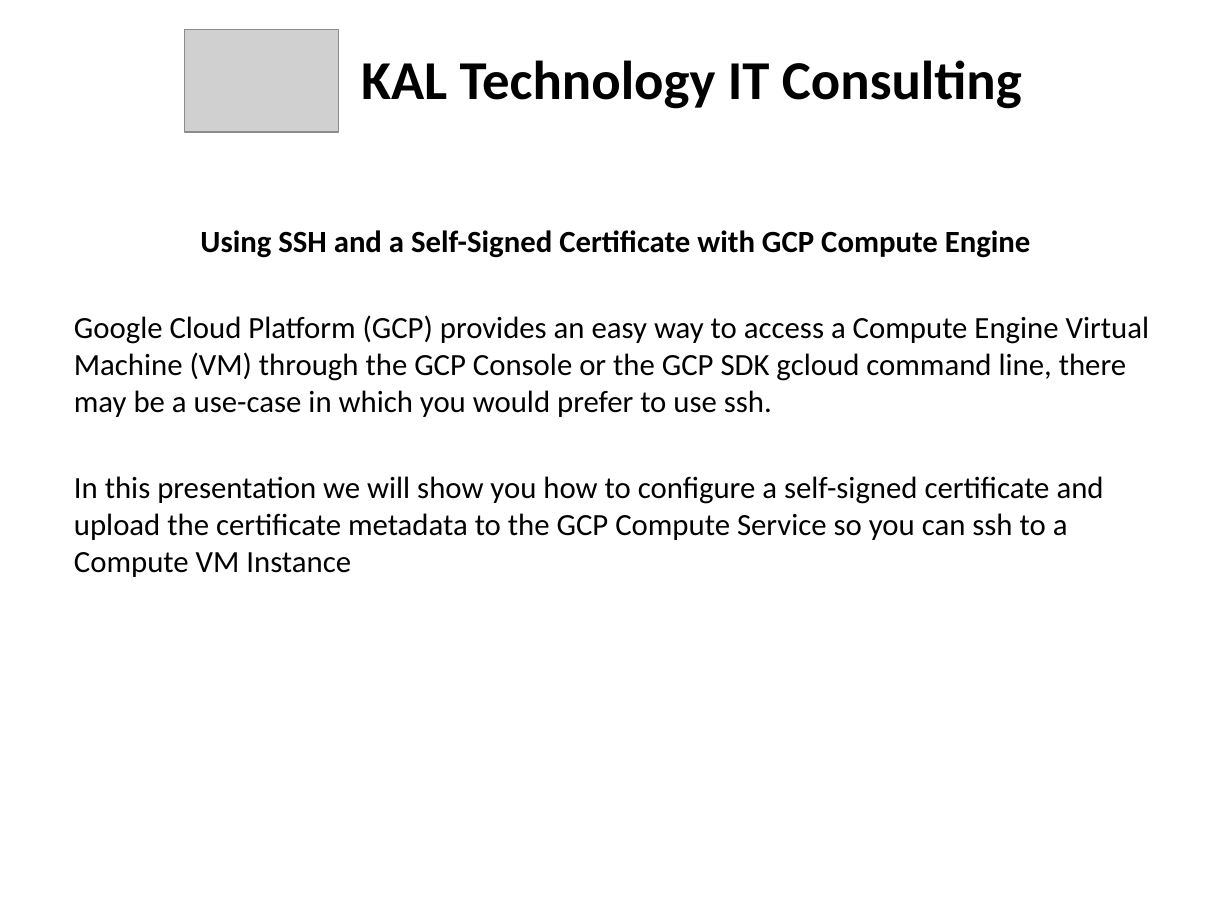
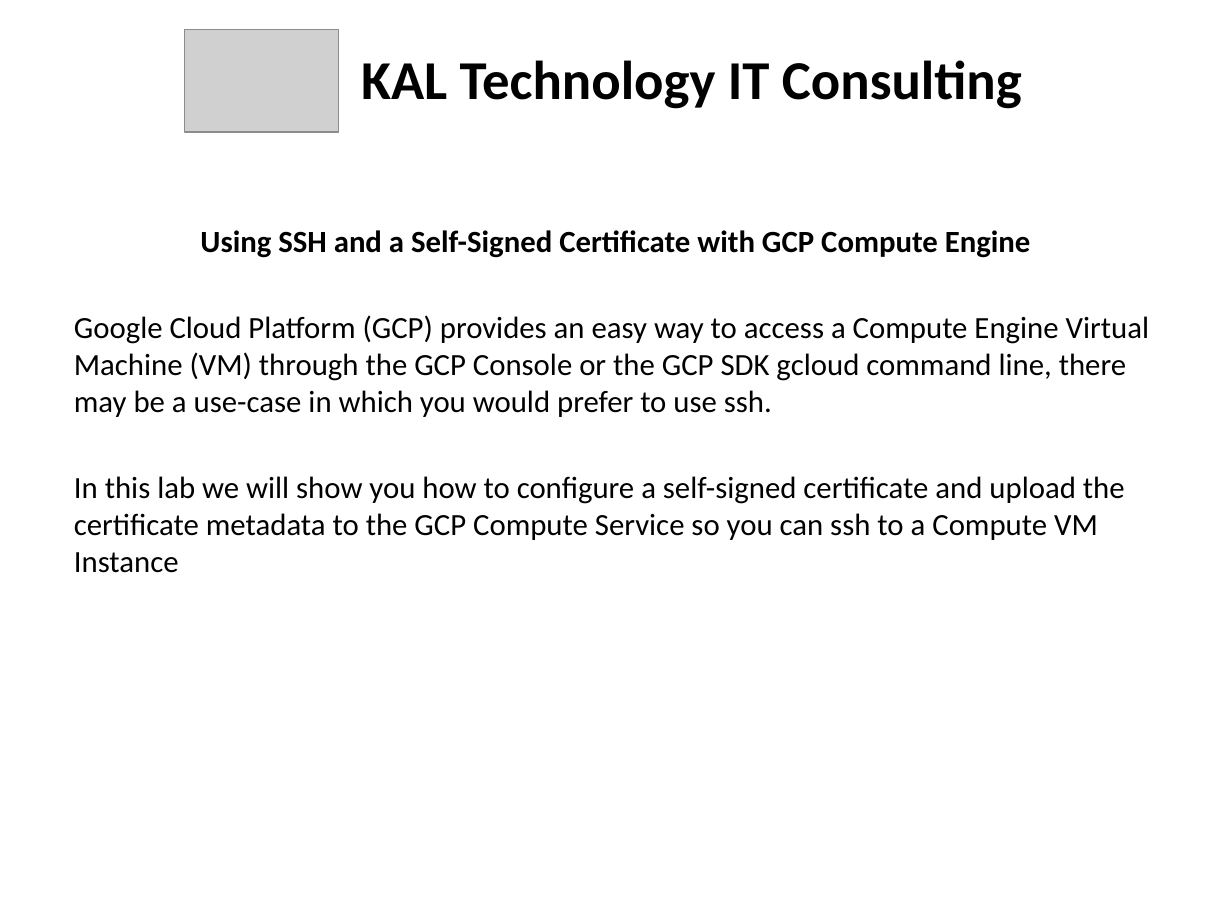
Before and after one commit to kskalvar/gcp-compute-ssh-self-signed-certificate, a slide deck: slide 2 of GCP Compute ssh Self-Signed-Certificate.pptx. Drawn at 1232x924 pixels with LibreOffice and Linux fonts; fonts in the diff are those of the drawing; grey boxes stand for pictures. Boxes give left, top, right and bottom in pixels: in the first picture for what was removed or moved away, otherwise in the second. Text is boxed around its words. In the diff, an @@ line names an element or a change of style, - is before the commit and + after.

```diff
--- a/GCP Compute ssh Self-Signed-Certificate.pptx
+++ b/GCP Compute ssh Self-Signed-Certificate.pptx
@@ text at bbox=[74, 476, 1125, 573]: text changed @@
-In this presentation we will show you how to configure a self-signed certificate and upload the certificate metadata to the GCP Compute Service so you can ssh to a Compute VM Instance
+In this lab we will show you how to configure a self-signed certificate and upload the certificate metadata to the GCP Compute Service so you can ssh to a Compute VM Instance
```
Also in this commit, not shown: 1 other slide changed.
